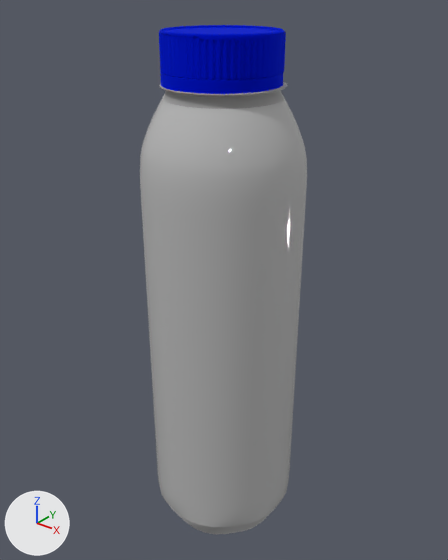
One commit to the glTF model public/models/New product/yogurtchalar yangi2.glb: the scene before it, then after it.
One viewpoint serves both versions: a 50 mm camera at (2.202, -4.901, 2.409) aimed at (0.819, -3.172, 1.337). Lighting does not change. The marker at lower left points along +X, +Y and +Z. The picture after the commit comes second. Where no turn or scale is listed for an object, it has been applied to the vertices.
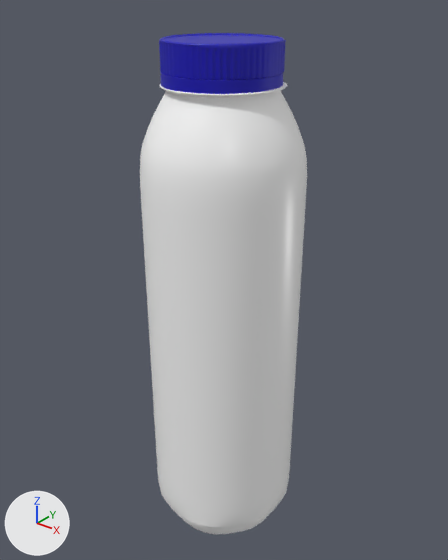
Where the newer file only moved an object's origin or applied its transform, the numbers keep the older frame.

Pixel boxes [x1, y1, x2, y2] of what changed, in the pictures (448 x 560 px):
'texture', recoloured (grey to white): [140, 98, 307, 527] in both
'Cylinder024', recoloured, surface changed, moved, rescaled (14% shorter): before [159, 25, 286, 80]; after [159, 33, 286, 80]
'Object029', recoloured: [159, 82, 287, 534] in both
'Object028', recoloured, surface changed: [160, 72, 283, 94] in both

The change in detail:
In material 'fallback Material' (mat_fallback_material), metallic goes from 1.0 to 0.0.
Material 'fallback Material' (mat_fallback_material) changes colour from blue #0427e4 to blue #0b00b4; in linear values from (0.00128, 0.0205, 0.774) to (0.0032, 0.0, 0.457).
In material 'fallback Material' (mat_fallback_material), roughness goes from 1.0 to 0.448.
Material 'fallback Material.001' (mat_fallback_material_001) changes colour from light grey #c7c7c7 to white #ffffff; in linear values from (0.572, 0.572, 0.572) to (1.0, 1.0, 1.0).
Material 'LABEL' (mat_label) is new.
Its base color is (1.0, 1.0, 1.0) (white #ffffff).
Its roughness is 0.332.
me_object033 has 1116 vertices, 2160 faces and spans x -0.3..0.3, y -0.3..0.3, z 0.22..1.92.
me_object033 no longer uses material mat_m_09___default (grey #bcbcbc).
me_object033 gains material mat_label (white #ffffff).
Object 'Cylinder024' (ob_cylinder024) moves from (0.0, 0.0, 0.0) to (0.0, 0.00104, 0.0).
Object 'Cylinder024' (ob_cylinder024) is rescaled from (0.0254, 0.0254, 0.0254) to (0.0254, 0.0203, 0.0254).
